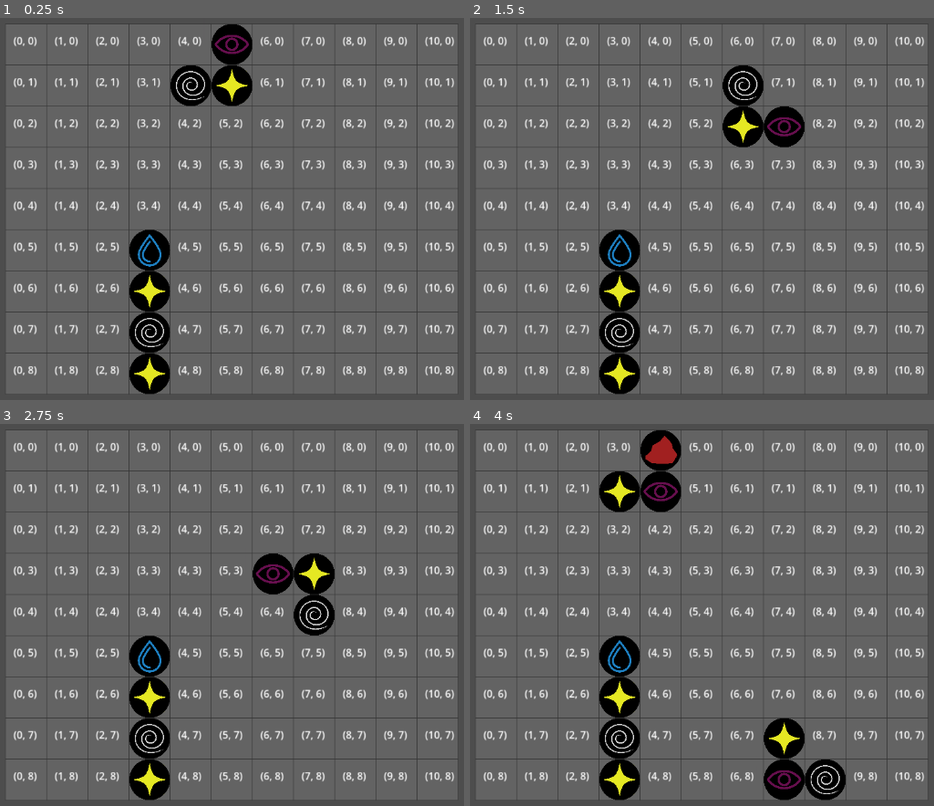
Above: before the commit, frames 1-4 (two rows, left to right).
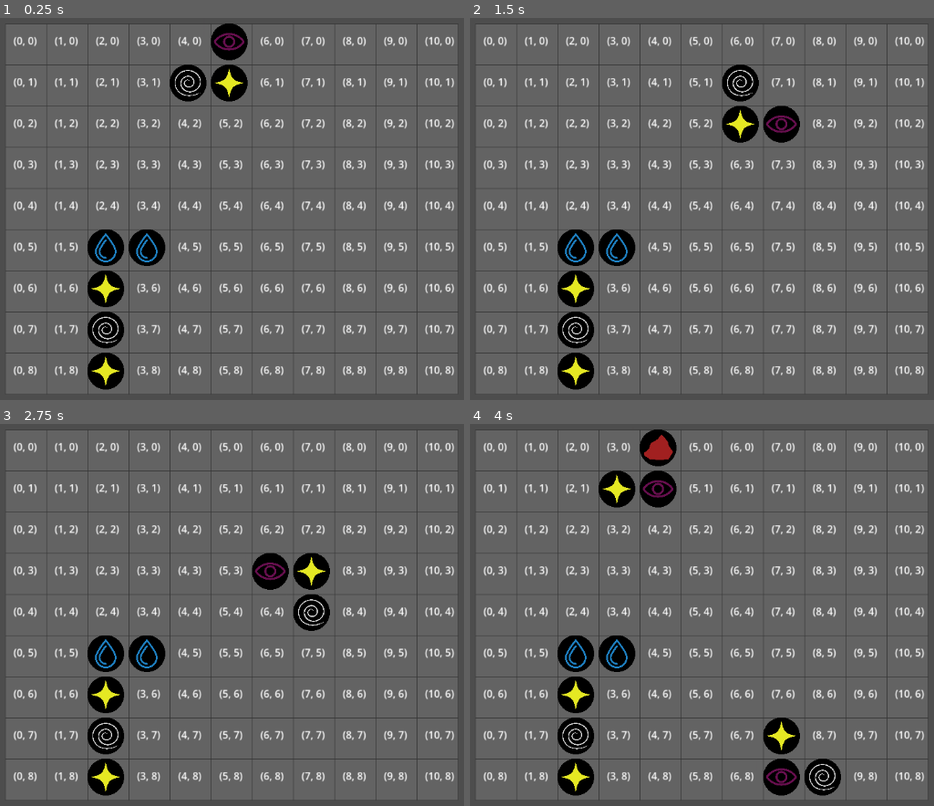
Above: after the commit, the same moments.

Repository: Jose-YP/PuzzlePrototype
Game: Godot game, scene res://Scenes/Main.tscn
The game is run twice, just before and just after one commit, with the same random seed, the same clock (stepped at 60 frames per second) and the same inputs. The engine's default icon, where the game draws it, is replaced by a stand-in: a white triangle on a blue panel in a dark square.
Inputs:
- Up to frame 1 (0.25 s): no input
- Up to frame 2 (1.5 s): tap Enter (ui_accept) at 0.5, 0.77, 1.25 s; hold Right (ui_right) 0.53-1.28 s; hold Down (ui_down) from 1.28 s (still down)
- Up to frame 3 (2.75 s): tap Enter (ui_accept) at 1.52, 2 s; release Down (ui_down) at 2.03 s; hold Right (ui_right) from 2.03 s (still down)
- Up to frame 4 (4 s): tap Enter (ui_accept) at 2.75, 3.02, 3.5, 3.77 s; release Right (ui_right) at 2.78 s; hold Up (ui_up) 2.78-3.53 s; hold Left (ui_left) from 3.53 s (still down)

The runs differ from the first frame. In frame 1, 6.3% of the frame differs, in the area x 18-55%, y 1-99%; in frame 2, 6.2%; in frame 3, 6.2%; in frame 4, 7.4%, in the area x 18-81%, y 1-99%.

Commit message:
Starting to make relationship charts between pieces

Diff:
--- a/Code/Globals/Globals.gd
+++ b/Code/Globals/Globals.gd
@@ -4,3 +4,19 @@
 const piece_types: Array[String] = ["Earth","Liquid","Air","Light","Dark"]
 const piece_colors: Array[Color] = [Color(0.631, 0.125, 0.125),Color(0.137, 0.6, 0.91),Color(1,1,1),
 Color(0.898, 0.91, 0.137),Color(0.478, 0.071, 0.365)]
+const glow_colors: Array[Color] = [Color(1, 0.239, 1, 0.176)]
+
+func string_to_flag(str) -> int:
+	match str:
+		"Earth":
+			return 1
+		"Liquid":
+			return 2
+		"Air":
+			return 4
+		"Light":
+			return 8
+		"Dark":
+			return 16
+
+	return 0
--- a/Code/Scenes/SinglePiece.gd
+++ b/Code/Scenes/SinglePiece.gd
@@ -3,15 +3,13 @@
 @export var pieces: Array[CompressedTexture2D]
 
 var typeID: int = 0
+var typeFlag: int = 1
 var currentType: String = "Earth"
+var linkedPieces: Array[Node]
 
 func _ready() -> void:
 	typeID = randi_range(0,Globals.piece_types.size() - 1)
 	currentType = Globals.piece_types[typeID]
-	$TextureRect.texture = pieces[typeID]
-	$TextureRect.modulate = Globals.piece_colors[typeID]
-
-func _process(_delta) -> void:
-	if rotation != 0:
-		print("AA")
-		rotation = 0
+	typeFlag = Globals.string_to_flag(currentType)
+	$Sprite.texture = pieces[typeID]
+	$Sprite.modulate = Globals.piece_colors[typeID]
--- a/Resources/Basic Rules.tres
+++ /dev/null
@@ -1,20 +0,0 @@
-[gd_resource type="Resource" script_class="Rules" load_steps=2 format=3 uid="uid://f365vj7wr28e"]
-
-[ext_resource type="Script" path="res://Resources/RuleMaker.gd" id="1_lny4s"]
-
-[resource]
-script = ExtResource("1_lny4s")
-width = 11
-height = 9
-offset = Vector2(65, 65)
-origin = Vector2(200, 85)
-start_pos = Vector2(5, 1)
-gravity = 1.0
-soft_drop = 0.7
-fail_rows = 2
-rotate_pop_checks = Array[Vector2]([Vector2(0, -1), Vector2(0, 1), Vector2(-1, 0), Vector2(1, 0)])
-gravity_on = false
-debug_fills = 2
-grid_fill = 1
-column_fill = Vector2(3, 4)
-overhang_dimentions = Vector2(2, 4)
--- /dev/null
+++ b/Resources/Relations/5 Connected.tres
@@ -0,0 +1,11 @@
+[gd_resource type="Resource" script_class="Relations" load_steps=2 format=3 uid="uid://ckh4w5vf0wygk"]
+
+[ext_resource type="Script" path="res://Resources/Relations/RelationshipMaker.gd" id="1_oert6"]
+
+[resource]
+script = ExtResource("1_oert6")
+earthRelations = 18
+liquidRelations = 5
+airRelations = 10
+lightRelations = 20
+darkRelations = 9
--- /dev/null
+++ b/Resources/Relations/5 Duo.tres
@@ -0,0 +1,11 @@
+[gd_resource type="Resource" script_class="Relations" load_steps=2 format=3 uid="uid://dpxc016obexjq"]
+
+[ext_resource type="Script" path="res://Resources/Relations/RelationshipMaker.gd" id="1_juwla"]
+
+[resource]
+script = ExtResource("1_juwla")
+earthRelations = 6
+liquidRelations = 5
+airRelations = 3
+lightRelations = 16
+darkRelations = 8
--- /dev/null
+++ b/Resources/Relations/RelationshipMaker.gd
@@ -0,0 +1,8 @@
+extends Resource
+class_name Relations
+
+@export_flags("Earth","Liquid","Air","Light","Dark") var earthRelations: int = 6
+@export_flags("Earth","Liquid","Air","Light","Dark") var liquidRelations: int = 5
+@export_flags("Earth","Liquid","Air","Light","Dark") var airRelations: int = 3
+@export_flags("Earth","Liquid","Air","Light","Dark") var lightRelations: int = 16
+@export_flags("Earth","Liquid","Air","Light","Dark") var darkRelations: int = 8
--- /dev/null
+++ b/Resources/Rules/Basic Rules.tres
@@ -0,0 +1,22 @@
+[gd_resource type="Resource" script_class="Rules" load_steps=3 format=3 uid="uid://f365vj7wr28e"]
+
+[ext_resource type="Resource" uid="uid://dpxc016obexjq" path="res://Resources/Relations/5 Duo.tres" id="1_li5v6"]
+[ext_resource type="Script" path="res://Resources/Rules/RuleMaker.gd" id="2_uxgug"]
+
+[resource]
+script = ExtResource("2_uxgug")
+width = 11
+height = 9
+fail_rows = 2
+offset = Vector2(65, 65)
+origin = Vector2(200, 85)
+start_pos = Vector2(5, 1)
+piece_relationships = ExtResource("1_li5v6")
+gravity = 1.0
+soft_drop = 0.7
+rotate_pop_checks = Array[Vector2]([Vector2(0, -1), Vector2(0, 1), Vector2(-1, 0), Vector2(1, 0)])
+gravity_on = false
+debug_fills = 4
+grid_fill = 1
+column_fill = Vector2(3, 4)
+overhang_dimentions = Vector2(2, 4)
--- a/Resources/RuleMaker.gd
+++ b/Resources/Rules/RuleMaker.gd
@@ -2,16 +2,25 @@
 class_name Rules
 
 @export_category("Grid")
+@export_group("Dimentions")
 @export_range(6,15) var width: int = 9
 @export_range(6,15) var height: int = 9 #row 0, 1 and 2 are fail state rows
+@export_range(0,3) var fail_rows: int = 2
+@export_group("Pos & Sizing")
 @export var offset: Vector2 = Vector2(65,65)
 @export var origin: Vector2 = Vector2(200, 85)
 @export var start_pos: Vector2 = Vector2(4,1)
+
 @export_category("Process Constants")
+@export var piece_relationships: Relations
+@export_group("Timing")
 @export_range(0,2) var gravity: float = 1
 @export_range(0,1) var soft_drop: float = 1
-@export_range(0,3) var fail_rows: int = 2
+@export_group("ETC")
 @export var rotate_pop_checks: Array[Vector2] = [Vector2(0,-1),Vector2(0,1), Vector2(-1,0), Vector2(1,0)]
+
+
+@export_category("Debug")
 @export_group("Debug")
 @export var gravity_on: bool = true
 @export_flags("Grid","Column","Overhang") var debug_fills: int = 0
--- a/Scenes/Main.tscn
+++ b/Scenes/Main.tscn
@@ -1,7 +1,7 @@
 [gd_scene load_steps=4 format=3 uid="uid://boo2wissxvyly"]
 
 [ext_resource type="Script" path="res://Code/Scenes/Board.gd" id="1_wufa0"]
-[ext_resource type="Resource" uid="uid://f365vj7wr28e" path="res://Resources/Basic Rules.tres" id="2_71wbc"]
+[ext_resource type="Resource" uid="uid://f365vj7wr28e" path="res://Resources/Rules/Basic Rules.tres" id="2_71wbc"]
 [ext_resource type="Script" path="res://Code/Constants/GridBackground.gd" id="2_jsmj8"]
 
 [node name="Main" type="Node2D"]
--- a/Scenes/SinglePiece.tscn
+++ b/Scenes/SinglePiece.tscn
@@ -6,15 +6,28 @@
 [ext_resource type="Texture2D" uid="uid://pbaqi8u6vslb" path="res://Art/Pieces/AirOrb.png" id="4_u1cuc"]
 [ext_resource type="Texture2D" uid="uid://dy73pk3cbyn7p" path="res://Art/Pieces/LightOrb.png" id="5_f7ng5"]
 [ext_resource type="Texture2D" uid="uid://2tvxklp6un8s" path="res://Art/Pieces/DarkOrb.png" id="6_2p7d7"]
+[ext_resource type="Texture2D" uid="uid://dpr4gisyi1233" path="res://Art/icon.svg" id="7_tntac"]
 
 [node name="SinglePiece" type="Node2D"]
 script = ExtResource("1_ur3fy")
 pieces = Array[CompressedTexture2D]([ExtResource("2_um12v"), ExtResource("3_wp7p8"), ExtResource("4_u1cuc"), ExtResource("5_f7ng5"), ExtResource("6_2p7d7")])
 
-[node name="TextureRect" type="TextureRect" parent="."]
+[node name="Glow" type="Sprite2D" parent="."]
+visible = false
+light_mask = 2
+visibility_layer = 2
+position = Vector2(-3, -4)
+scale = Vector2(0.35, 0.35)
+texture = ExtResource("7_tntac")
+
+[node name="CanvasModulate" type="CanvasModulate" parent="Glow"]
+
+[node name="Sprite" type="TextureRect" parent="."]
+light_mask = 2
+visibility_layer = 2
 offset_left = -34.0
 offset_top = -33.0
 offset_right = 29.0
-offset_bottom = 37.0
+offset_bottom = 30.0
 expand_mode = 2
 stretch_mode = 5
Not shown: 1 places in Scenes/SinglePiece.tscn that only renumber resources
